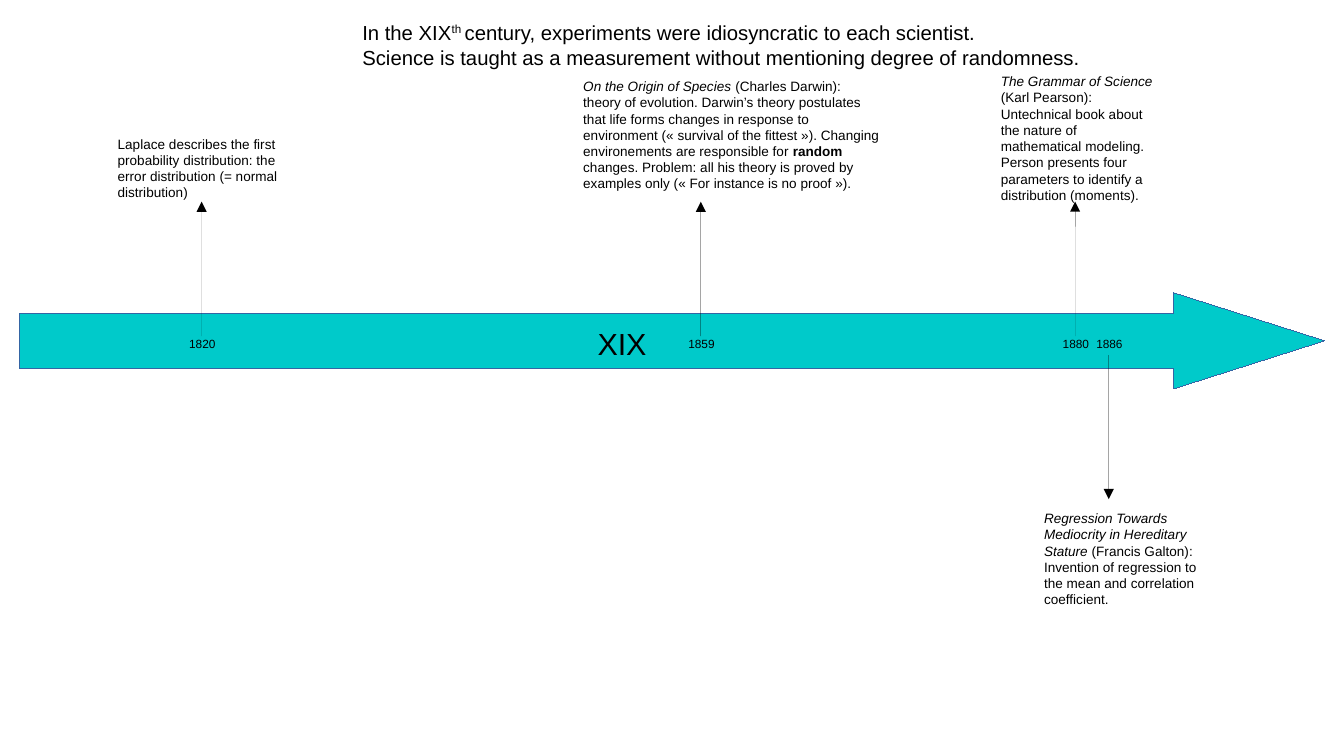
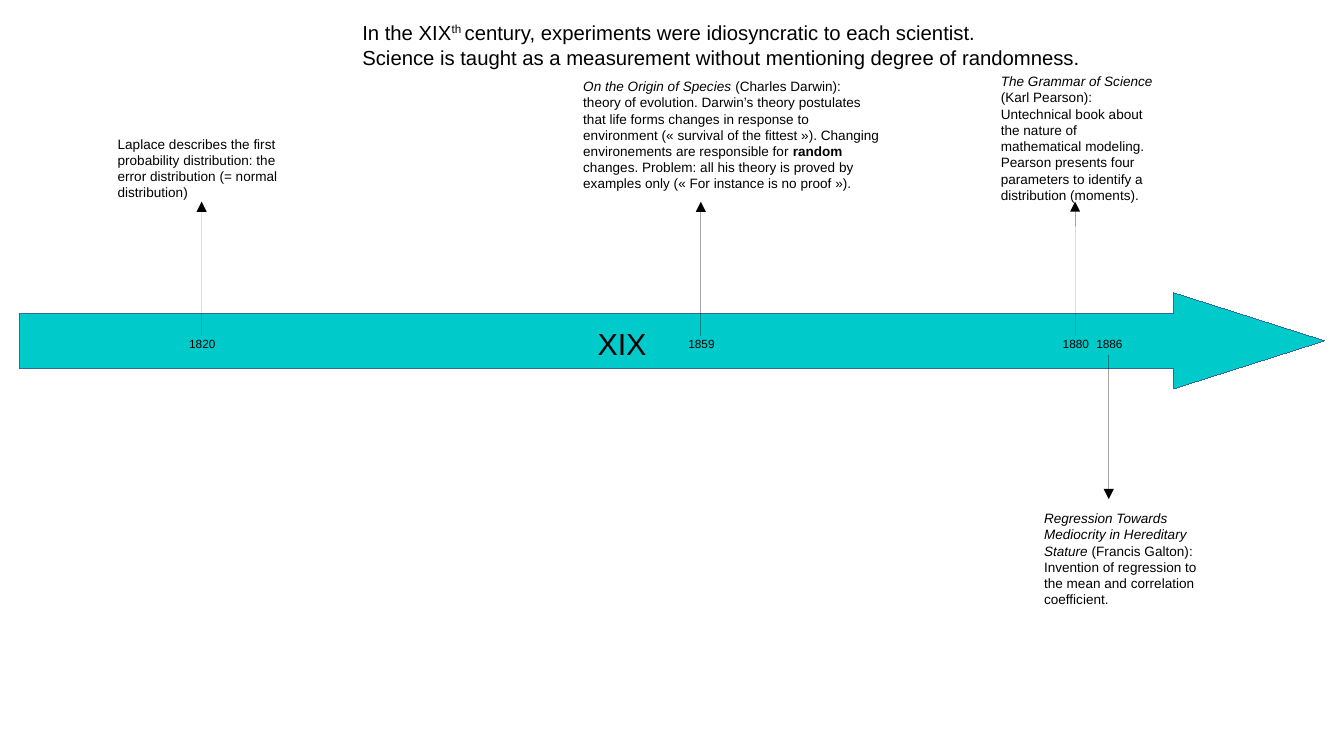
Before and after one commit to savoga/maths-for-data-science, a slide deck: slide 1 of Stats/history_stats.odp. Drawn at 1344x756 pixels with LibreOffice and Linux fonts; fonts in the diff are those of the drawing. Boxes give left, top, right and bottom in pixels: in the first picture for what was removed or moved away, otherwise in the second. Text is boxed around its words. In the diff, an @@ line names an element or a change of style, - is before the commit and + after.

Commit message:
update

```diff
--- a/Stats/history_stats.odp
+++ b/Stats/history_stats.odp
@@ text at [1001, 109, 1144, 203]: text changed @@
-Untechnical book about the nature of mathematical modeling. Person presents four parameters to identify a distribution (moments).
+Untechnical book about the nature of mathematical modeling. Pearson presents four parameters to identify a distribution (moments).
```
